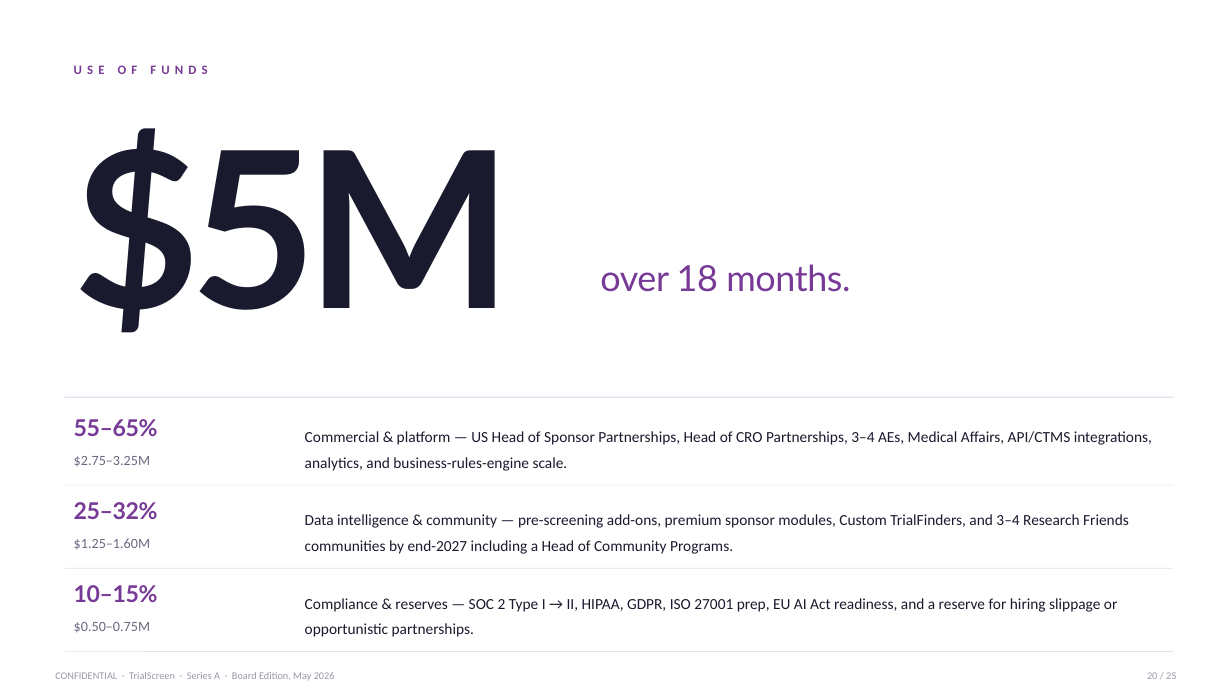
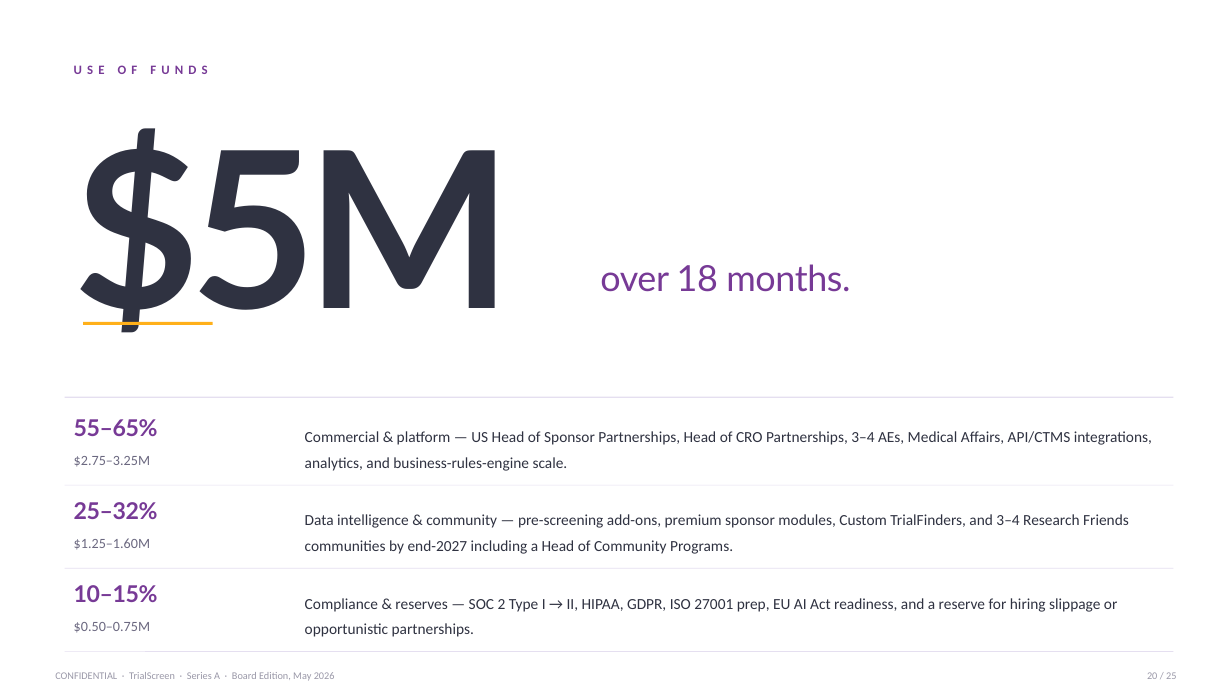
Before and after one commit to akamu47/trialscreen-board-pack, a slide deck: slide 20 of documents/TrialScreen_SeriesA_Deck.pptx. Drawn at 1232x693 pixels with LibreOffice and Linux fonts; fonts in the diff are those of the drawing. Boxes give left, top, right and bottom in pixels: in the first picture for what was removed or moved away, otherwise in the second. Text is boxed around its words. In the diff, an @@ line names an element or a change of style, - is before the commit and + after.

Commit message:
Series A deck: apply authoritative brand palette (v3)
Reconciled to the official TrialScreen Brand Guidelines v250728:
- Body text and dark-slide backgrounds use Ink #2F3241 (was #1A1A2E)
- Magenta accent corrected to Hero Pink #C43C96 (was #C22299)
- Hero Purple #773A96 preserved for headings and rules
- Added Logo Purple #62317D as a registered constant
- Added one subtle Mustard #FFB01A underscore beneath the $138 hero
  (slide 12) and $5M hero (slide 20) as a Client-palette accent

Content and editorial layout (25 slides, shapes A-J) are unchanged.
Previous v2-editorial archived.

```diff
--- a/documents/TrialScreen_SeriesA_Deck.pptx
+++ b/documents/TrialScreen_SeriesA_Deck.pptx
@@ line added from (83, 323) to (213, 323), #FFB01A 2.25 pt @@
@@ text colour #1A1A2E to #2F3241 in 4 elements at [74, 128, 513, 333], [305, 431, 1152, 471], [305, 514, 1129, 554], [305, 598, 1117, 637] @@
```
Also in this commit, not shown: 24 other slides changed, 1 other file.
